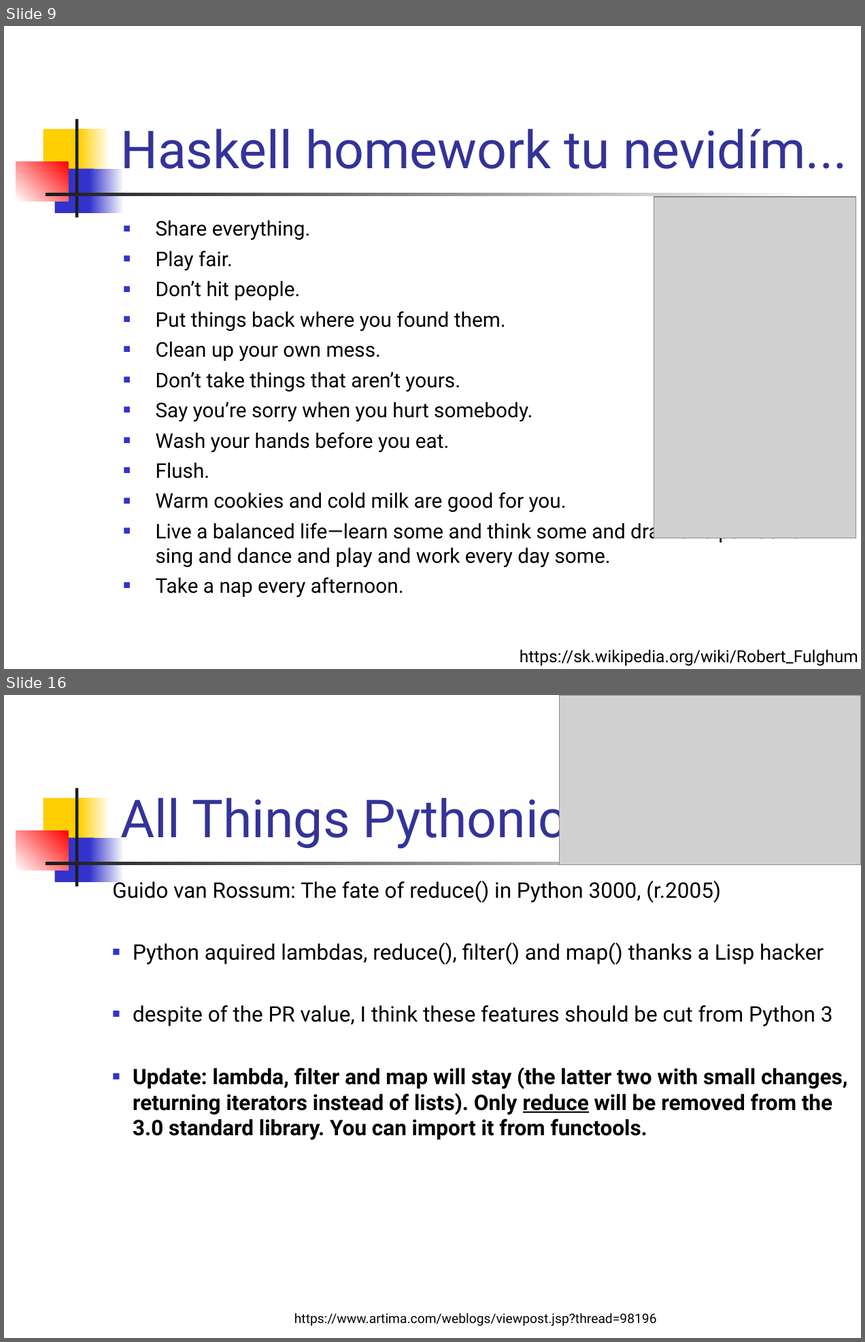
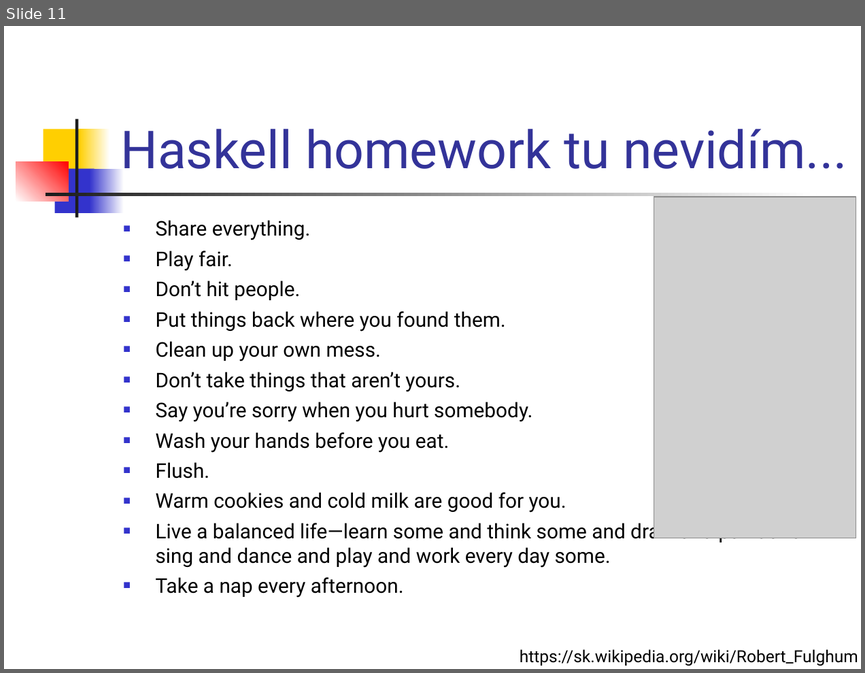
Before and after one commit to Funkcionalne/Prednasky, a slide deck: 02/02_intro.ppt. Shown one above the other, each under a label of ours: slides 9 and 16 before the commit, slide 11 after it; the slides between them are not shown. The pictures are 865x1342 and 865x673 pixels, drawn with LibreOffice and Linux fonts; fonts in the diff are those of the drawing; grey boxes stand for pictures. Boxes give left, top, right and bottom in pixels: in the first picture for what was removed or moved away, otherwise in the second. Text is boxed around its words. In the diff, an @@ line names an element or a change of style, - is before the commit and + after.

```diff
--- a/02/02_intro.ppt
+++ b/02/02_intro.ppt
@@ slide 16 removed at <box>4,695,861,1338</box>, background #FFFFFF; not listed: 7 template elements that a slide beside it also shows @@
@@ picture removed at <box>559,695,861,864</box> @@
@@ title removed at <box>120,790,566,849</box> @@
-All Things Pythonic
@@ text removed at <box>112,878,847,1140</box> @@
-Guido van Rossum: The fate of reduce() in Python 3000, (r.2005)
-■ Python aquired lambdas, reduce(), filter() and map() thanks a Lisp hacker
-■ despite of the PR value, I think these features should be cut from Python 3
-■ Update: lambda, filter and map will stay (the latter two with small changes, returning iterators instead of lists). Only reduce will be removed from the 3.0 standard library. You can import it from functools.
@@ text removed at <box>294,1312,657,1325</box> @@
-https://www.artima.com/weblogs/viewpost.jsp?thread=98196
@@ what was slide 9 is now slide 11 @@
```
Also in this commit, not shown: 1 slide changed, 3 slides added, 7 other slides removed, 4 other files.
